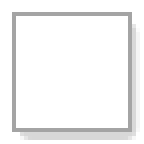
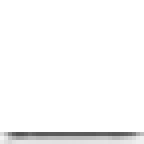
Revision of a layered (144, 144) image; what changed, layer by layer:
added layer "Layer #1" above "Layer" over (0, 132, 144, 144)
painted on "Layer" over (12, 12, 140, 132)
hid "button.normal.png" over (12, 12, 140, 140)
hid "background" over (0, 12, 144, 144)
